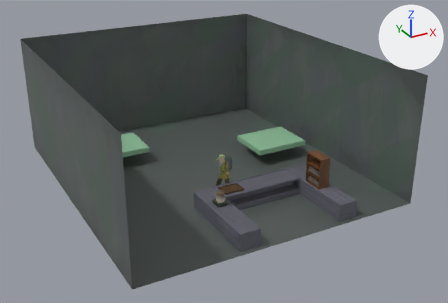
The glTF model assets/models/brewing/brewing_env.glb: old version first, new version second.
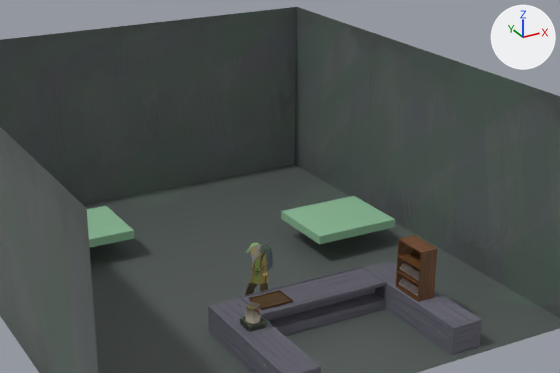
Each version appears first whole from a 50 mm camera at (-27.2, -43.1, 27.5) aimed at (-0.1, 6.1, 3.0), and next in a close-up on the part from 15% to 90% of the width and 3% to 77% of the height. Arrows for +X, +Y and +Z are at upper right; the lights stay in place. The first two pictures are the older version. Where no turn or scale is listed for an object, it has been applied to the vertices.

Objects in the first close-up: 'Counter', 'FloorWalls', 'ServeTray-col', 'Table1', 'Table2', 'TeaCont2-col', 'TeaCont4-col', 'TeaCont5-col', 'TeaShelf', 'sprite-noimp' and 3 more.
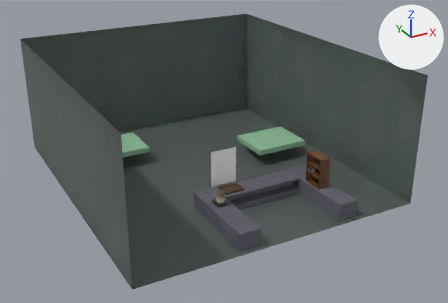
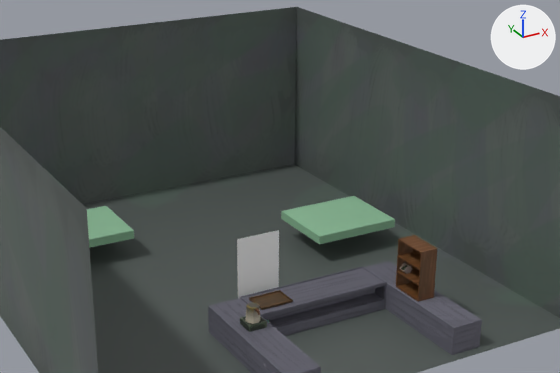
Location of each change, [x1, y1, x2, y2] in pixels of the close-ups (560 x 373 px):
'sprite-noimp', surface changed (yellow to grey): [245, 243, 273, 295] in both
'TeaCont2-col', deleted: before [406, 267, 417, 278]
'TeaCont5-col', deleted: before [405, 282, 416, 293]
'TeaCont4-col', deleted: before [398, 278, 409, 289]

The change in detail:
Picture 'Image' (img_image) is new.
Material 'oldman' (mat_oldman) changes its picture from img_old_man_nolines to img_image.
Object 'TeaCont2-col' (ob_teacont2_col) is deleted.
Object 'TeaCont4-col' (ob_teacont4_col) is deleted.
Object 'TeaCont5-col' (ob_teacont5_col) is deleted.
